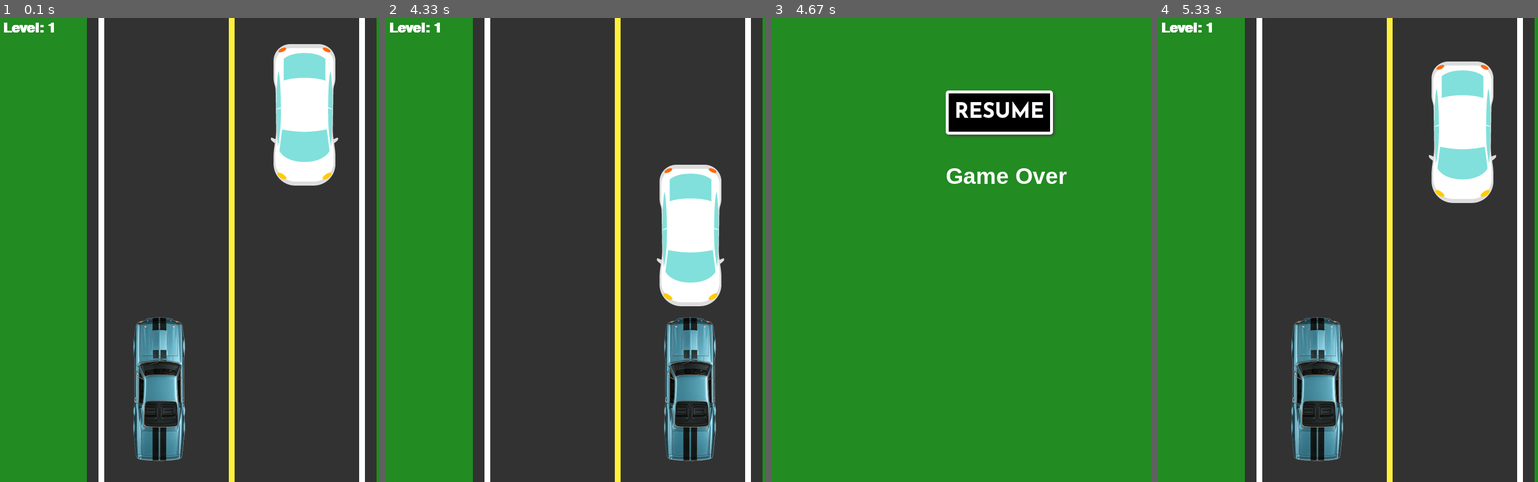
Above: before the commit, frames 1-4 (left to right).
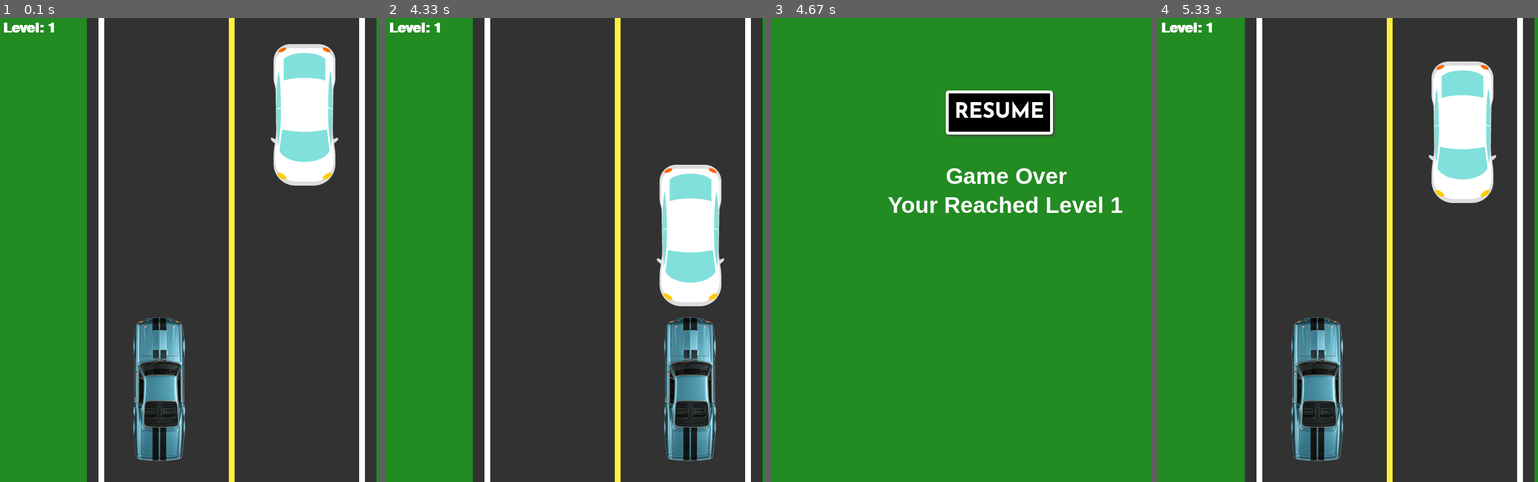
Above: after the commit, the same moments.

Repository: Inc21/car-racing-pygame
Game: pygame game, started from car_racing_game.py
The game is run twice, just before and just after one commit, with the same random seed, the same clock (stepped at 60 frames per second) and the same inputs.
Inputs (mouse positions are in pixels of both pictures, inside the frame that each line leads up to):
- Up to frame 1 (0.1 s): no input
- Up to frame 2 (4.33 s): tap Space at 0.33, 2.5 s; click (614, 115) at 0.72 s; click "Level: 1" at 1.05 s; tap Enter at 1.33 s; hold Right 1.67-2.13 s; click (473, 180) at 2.22 s; click (614, 115) at 2.88 s; hold Right 3.17-3.63 s; move the mouse to (outside the picture) at 3.2 s
- Up to frame 3 (4.67 s): no input
- Up to frame 4 (5.33 s): click (1386, 115) at 4.72 s; click "Level: 1" at 5.05 s

Frames 1-2 are identical in both runs. In frame 3, 0.9% of the frame differs, in the area x 30-93%, y 38-42%; in frame 4, nothing differs.

Commit message:
Add level reached message

Diff:
--- a/car_racing_game.py
+++ b/car_racing_game.py
@@ -196,10 +196,11 @@
         pygame.display.update()
     if game_over:
         draw_text("Game Over", font, text_col, 300, 250)
+        draw_text(f"Your Reached Level {speed}", font, text_col, 200, 300)
         if resume_button.draw(screen):
             game_paused = False
             game_over = False
-            level = 1
+            speed = 1
             car_loc.center = left_lane, height*0.8
             car2_loc.center = right_lane, height*0.2
     # limits FPS to 60
